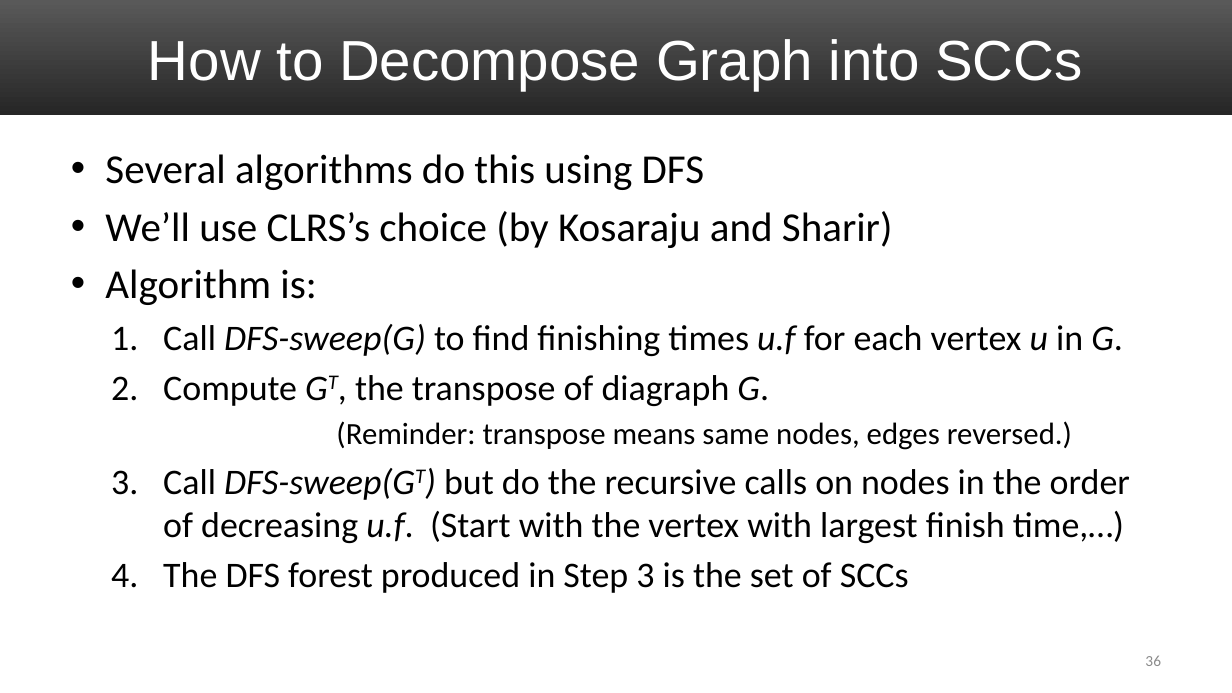
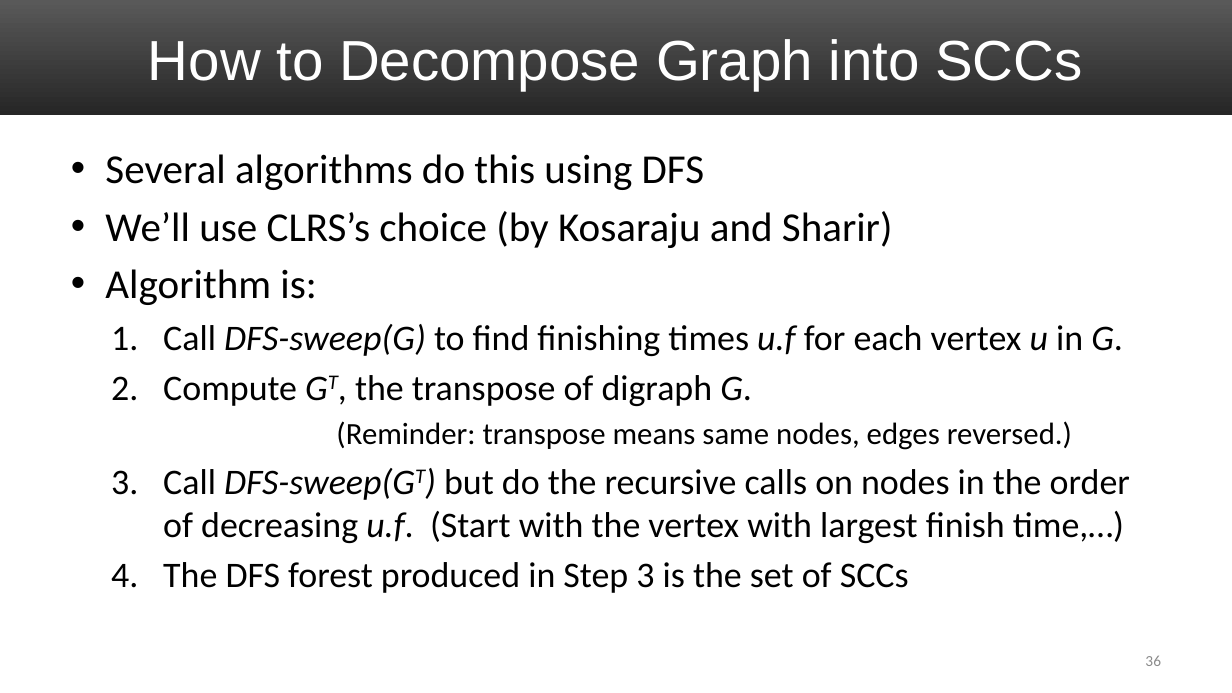
Before and after one commit to markfloryan/dsa2, a slide deck: slide 36 of slides/01-02-GraphsDFSTopoSCC.pptx. Drawn at 1232x693 pixels with LibreOffice and Linux fonts; fonts in the diff are those of the drawing. Boxes give left, top, right and bottom in pixels: in the first picture for what was removed or moved away, otherwise in the second. Text is boxed around its words. In the diff, an @@ line names an element or a change of style, - is before the commit and + after.

```diff
--- a/slides/01-02-GraphsDFSTopoSCC.pptx
+++ b/slides/01-02-GraphsDFSTopoSCC.pptx
@@ text at (163,375,752,406): text changed @@
-  2. Compute GT, the transpose of diagraph G.
+  2. Compute GT, the transpose of digraph G.
```
Also in this commit, not shown: 9 other files.
